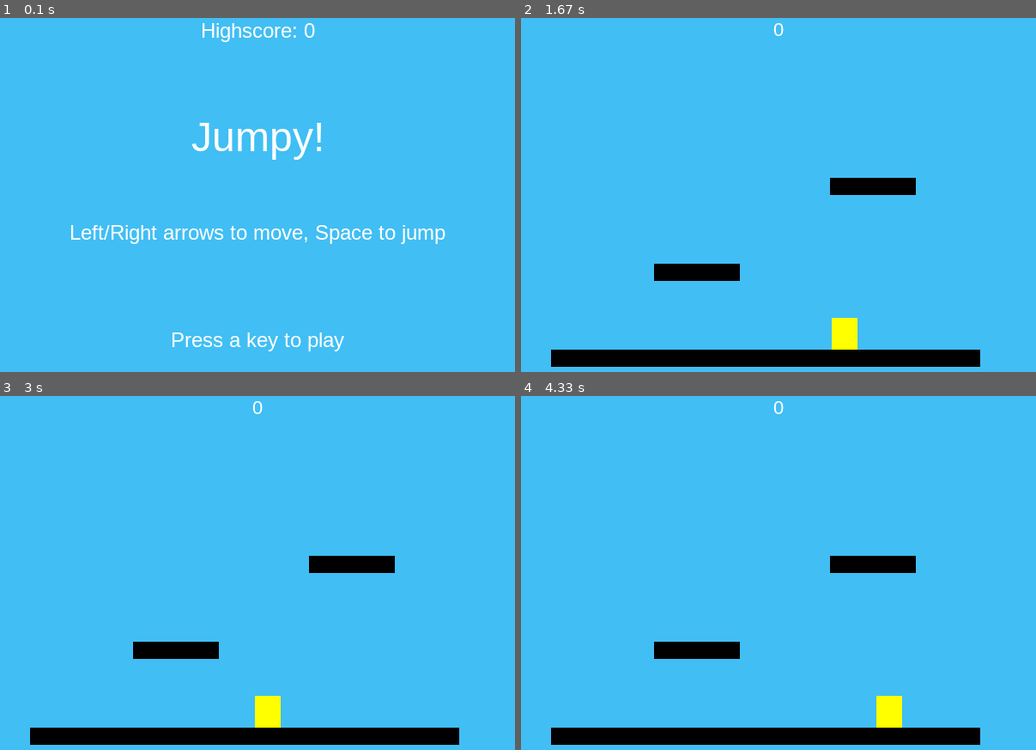
Above: before the commit, frames 1-4 (two rows, left to right).
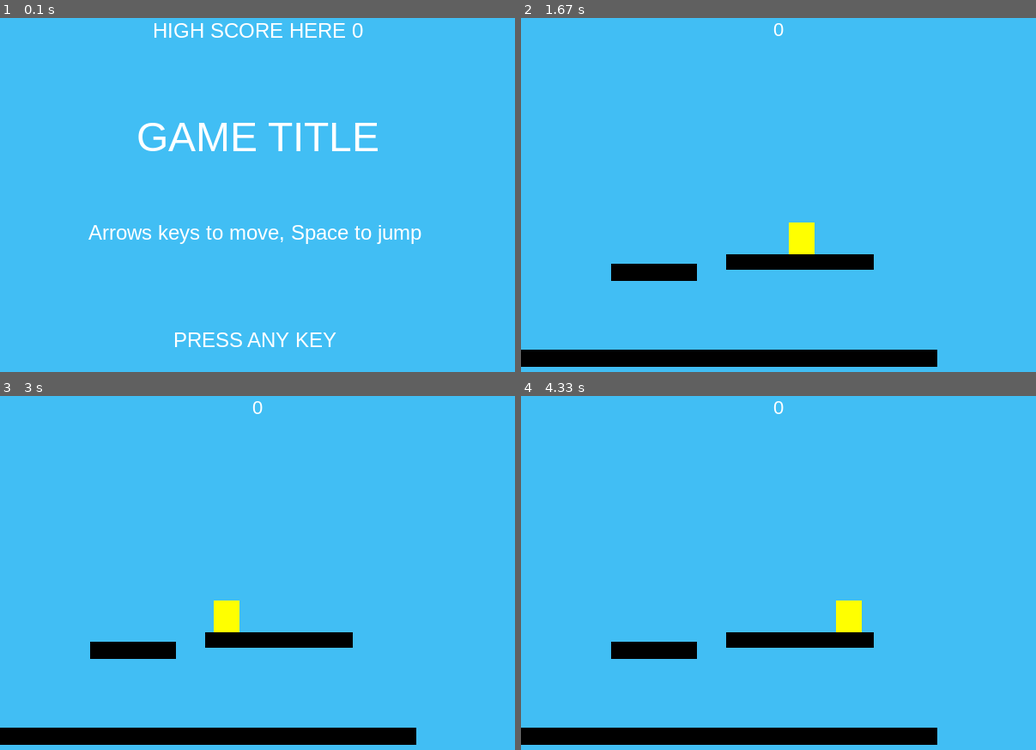
Above: after the commit, the same moments.

Repository: MatthewDudley/PyGame-Platformer
Game: pygame game, started from PlatformOne/main.py
Same seed, same stepped clock (60 frames per second), same inputs: the game is played once before the commit and once after it.
Inputs:
- Up to frame 1 (0.1 s): no input
- Up to frame 2 (1.67 s): hold Right 0.33-0.8 s; hold Right 0.83-1.3 s; hold Left from 1.33 s (still down)
- Up to frame 3 (3 s): release Left at 1.87 s; hold Left 1.9-2.3 s; hold Right 2.33-2.97 s
- Up to frame 4 (4.33 s): hold Left 3-3.47 s; hold Right 3.5-3.97 s; hold Right from 4 s (still down)

The runs differ from the first frame. In frame 1, 4.8% of the frame differs, in the area x 13-87%, y 1-95%; in frame 2, 4.4%; in frame 3, 4.4%; in frame 4, 4.4%.

Commit message:
Changed settings, set up start screen, game over, and high score option

Diff:
--- a/PlatformOne/main.py
+++ b/PlatformOne/main.py
@@ -5,6 +5,7 @@
 from os import path
 
 class Game:
+
     def __init__(self):
         # initialize game window, etc
         pg.init()
@@ -16,6 +17,7 @@
         self.font_name = pg.font.match_font(FONT_NAME)
         self.load_data()
 
+
     def load_data(self):
         # load high score
         self.dir = path.dirname(__file__)
@@ -24,7 +26,6 @@
                 self.highscore = int(f.read())
             except:
                 self.highscore = 0
-
 
 
     def new(self):
@@ -50,6 +51,7 @@
             self.update()
             self.draw()
 
+
     def update(self):
         # Game Loop - Update
         self.all_sprites.update()
@@ -60,13 +62,20 @@
                 self.player.pos.y = hits[0].rect.top + 1
                 self.player.vel.y = 0
 
-        # Screen movement
-        if self.player.rect.right >= ((3 / 4) * WIDTH):
-            self.player.pos.x -= self.player.vel.x
+        # Camera movement forward
+        if self.player.rect.right >= ((2 / 3) * WIDTH):
+            self.player.pos.x -= abs(self.player.vel.x)
             for plat in self.platforms:
-                plat.rect.x -= self.player.vel.x
+                plat.rect.right -= abs(self.player.vel.x)
                 #if plat.rect.top >= WIDTH:
                 #    plat.kill()
+
+        # Camera move up
+
+        # Camera movement Backwards
+        if self.player.rect.left <= ((1 / 8) * WIDTH):
+            self.player.pos.x -= self.player.vel.x
+
 
         # die
         if self.player.rect.bottom > HEIGHT:
@@ -79,12 +88,14 @@
 
         # spawn new platforms
         while len(self.platforms) < 6:
-            width = random.randrange(50, 100)
-            p = Platform(random.randrange(0,WIDTH-width),
-                         random.randrange(-75,-30),
-                         width, 20)
+
+            p = Platform(PLAT_X_RANGE,
+                         PLAT_Y_RANGE,
+                         PLAT_W_RANGE,
+                         PLAT_H_RANGE)
             self.platforms.add(p)
             self.all_sprites.add(p)
+
 
     def events(self):
         # Game Loop - events
@@ -98,6 +109,7 @@
                 if event.key == pg.K_SPACE:
                     self.player.jump()
 
+
     def draw(self):
         # Game Loop - draw
         self.screen.fill(BGCOLOR)
@@ -106,13 +118,14 @@
         # *after* drawing everything, flip the display
         pg.display.flip()
 
+
     def show_start_screen(self):
         # game splash/start screen
         self.screen.fill(BGCOLOR)
         self.draw_text(TITLE, 48, WHITE, WIDTH / 2, HEIGHT / 4)
-        self.draw_text("Left/Right arrows to move, Space to jump", 24, WHITE, WIDTH / 2, HEIGHT / 2)
-        self.draw_text("Press a key to play", 24, WHITE, WIDTH / 2, HEIGHT * 3/4)
-        self.draw_text("Highscore: " + str(self.highscore), 24, WHITE, WIDTH / 2, 15)
+        self.draw_text(MOVE_TEXT, 24, WHITE, WIDTH / 2, HEIGHT / 2)
+        self.draw_text(DIR_TEXT, 24, WHITE, WIDTH / 2, HEIGHT * 3/4)
+        self.draw_text(HS_TEXT + str(self.highscore), 24, WHITE, WIDTH / 2, 15)
         pg.display.flip()
         self.wait_for_key()
 
@@ -122,9 +135,9 @@
         if not self.running:
             return
         self.screen.fill(BGCOLOR)
-        self.draw_text("Game Over", 48, WHITE, WIDTH / 2, HEIGHT / 4)
-        self.draw_text("Score: " + str(self.score), 24, WHITE, WIDTH / 2, HEIGHT / 2)
-        self.draw_text("Press a key to play again", 24, WHITE, WIDTH / 2, HEIGHT * 3 / 4)
+        self.draw_text(GO_TEXT, 48, WHITE, WIDTH / 2, HEIGHT / 4)
+        self.draw_text(SCORE_TEXT + str(self.score), 24, WHITE, WIDTH / 2, HEIGHT / 2)
+        self.draw_text(DIR_TEXT, 24, WHITE, WIDTH / 2, HEIGHT * 3 / 4)
         if self.score > self.highscore:
             self.highscore = self.score
             self.draw_text("NEW HIGH SCORE!", 24, WHITE, WIDTH/2, HEIGHT/2 + 40 )
@@ -135,6 +148,7 @@
 
         pg.display.flip()
         self. wait_for_key()
+
 
     def wait_for_key(self):
         waiting = True
@@ -147,12 +161,14 @@
                 if event.type == pg.KEYUP:
                     waiting = False
 
+
     def draw_text(self, text, size, color, x,y):
         font = pg.font.Font(self.font_name, size)
         text_surface = font.render(text, True, color)
         text_rect = text_surface.get_rect()
         text_rect.midtop = (x,y)
         self.screen.blit(text_surface, text_rect)
+
 
 g = Game()
 g.show_start_screen()
--- a/PlatformOne/settings.py
+++ b/PlatformOne/settings.py
@@ -1,11 +1,21 @@
 # game options/settings
+import random
 
-TITLE = "Jumpy!"
+TITLE = "GAME TITLE"
 WIDTH = 600
 HEIGHT = 500
 FPS = 60
-FONT_NAME = 'arial'
+FONT_NAME = "arial"
 HS_FILE = "highscore.txt"
+
+# start screen
+MOVE_TEXT = "Arrows keys to move, Space to jump "
+DIR_TEXT = "PRESS ANY KEY "
+HS_TEXT = "HIGH SCORE HERE "
+
+# game over screen
+GO_TEXT = "GAME OVER "
+SCORE_TEXT = "Score: "
 
 # player props
 PLAYER_ACC = 0.7
@@ -15,10 +25,12 @@
 
 # start platforms (x, y, w, h)
 PLATFORM_LIST = [(50, 400, WIDTH - 100, 20),
-                 (170, 300, 100,20),
-                 (375, 200, 100, 20 ),
-                 (HEIGHT + 200, 350, 300, 20)]
+                 (170, 300, 100,20)]
 
+PLAT_X_RANGE = random.randrange(WIDTH/2, WIDTH)
+PLAT_Y_RANGE = random.randrange(200,450)
+PLAT_W_RANGE = random.randrange(50,200)
+PLAT_H_RANGE = random.randrange(15,25)
 
 # define colors
 WHITE = (255, 255, 255)
